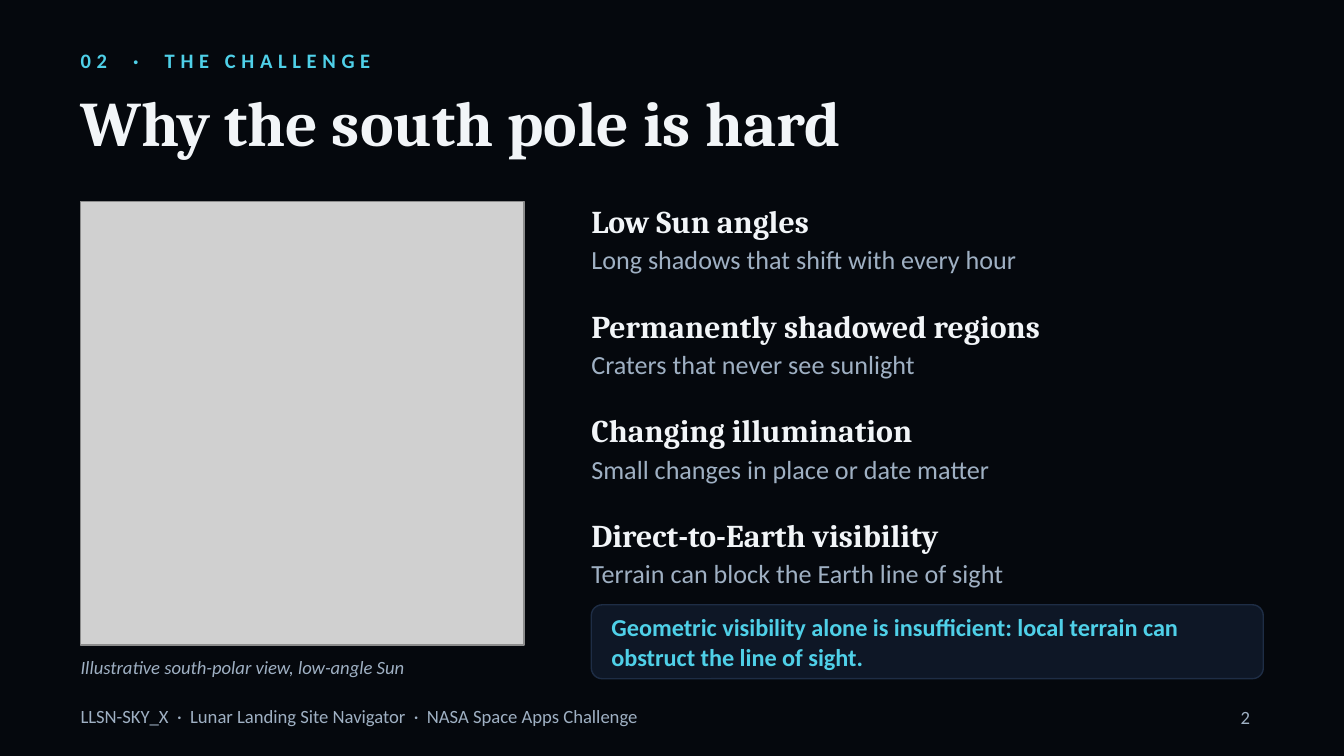
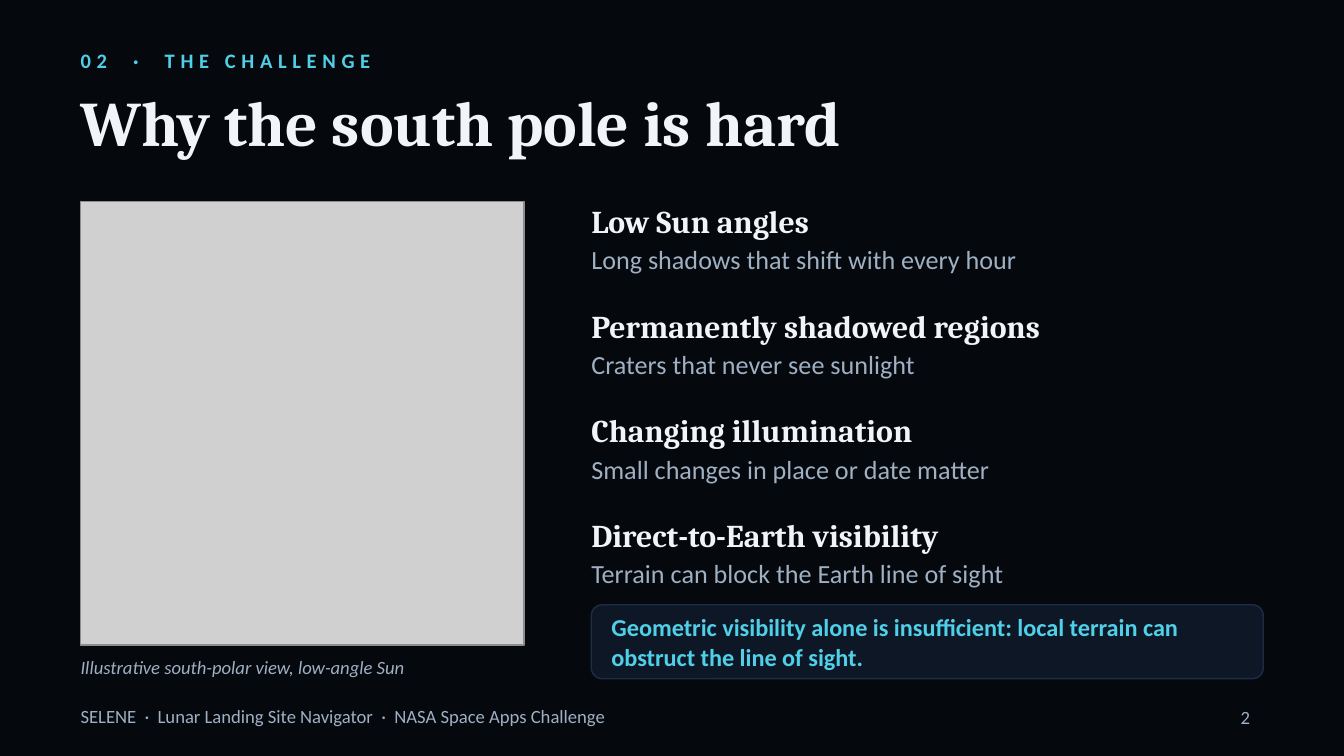
Before and after one commit to Jamal0602/LLSN-SKY_X, a slide deck: slide 2 of data/Lunar_Landing_Site_Navigator.pptx. Drawn at 1344x756 pixels with LibreOffice and Linux fonts; fonts in the diff are those of the drawing; grey boxes stand for pictures. Boxes give left, top, right and bottom in pixels: in the first picture for what was removed or moved away, otherwise in the second. Text is boxed around its words. In the diff, an @@ line names an element or a change of style, - is before the commit and + after.

```diff
--- a/data/Lunar_Landing_Site_Navigator.pptx
+++ b/data/Lunar_Landing_Site_Navigator.pptx
@@ text at [81,710,605,726]: text changed @@
-LLSN-SKY_X · Lunar Landing Site Navigator · NASA Space Apps Challenge
+SELENE · Lunar Landing Site Navigator · NASA Space Apps Challenge
```
Also in this commit, not shown: 7 other slides changed, 12 other files.
